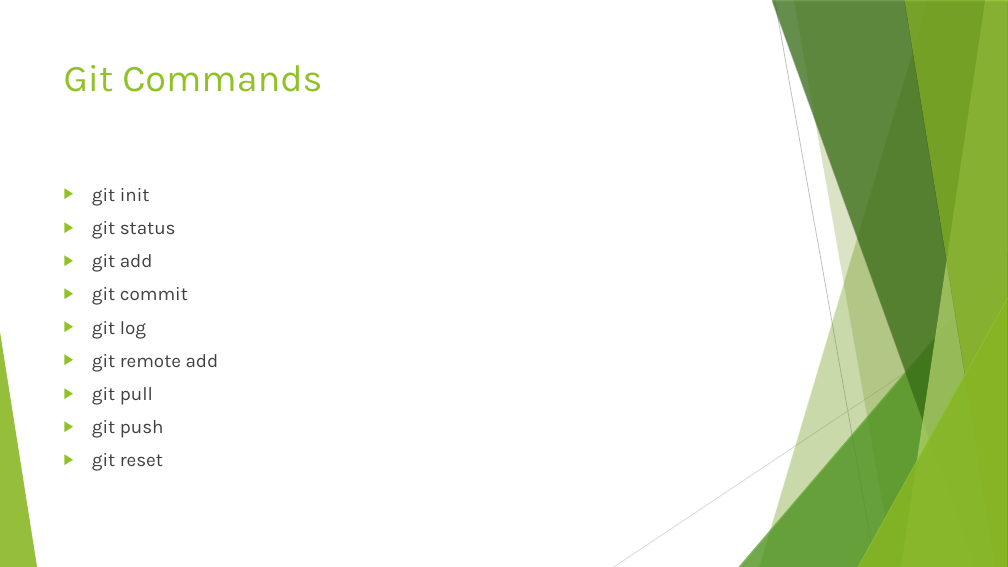
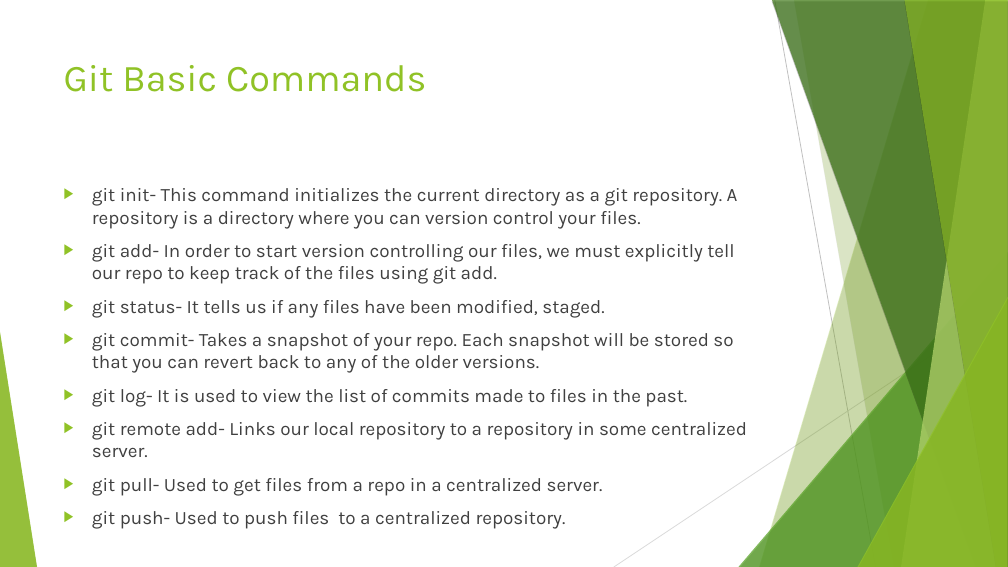
Before and after one commit to Gautam0401/My-Repo, a slide deck: slide 4 of GIT.odp. Drawn at 1008x567 pixels with LibreOffice and Linux fonts; fonts in the diff are those of the drawing. Boxes give left, top, right and bottom in pixels: in the first picture for what was removed or moved away, otherwise in the second. Text is boxed around its words. In the diff, an @@ line names an element or a change of style, - is before the commit and + after.

```diff
--- a/GIT.odp
+++ b/GIT.odp
@@ title at <box>64,65,426,92</box>: text changed @@
-Git Commands
+Git Basic Commands
@@ text at <box>92,188,747,496</box>: text changed @@
-▶ git init
-▶ git status
-▶ git add
-▶ git commit
-▶ git log
-▶ git remote add
-▶ git pull
-▶ git push
-▶ git reset
+▶ git init- This command initializes the current directory as a git repository. A repository is a directory where you can version control your files.
+▶ git add- In order to start version controlling our files, we must explicitly tell our repo to keep track of the files using git add.
+▶ git status- It tells us if any files have been modified, staged.
+▶ git commit- Takes a snapshot of your repo. Each snapshot will be stored so that you can revert back to any of the older versions.
+▶ git log- It is used to view the list of commits made to files in the past.
+▶ git remote add- Links our local repository to a repository in some centralized server.
+▶ git pull- Used to get files from a repo in a centralized server.
+▶ git push- Used to push files to a centralized repository.
```
Also in this commit, not shown: 2 other slides changed.
